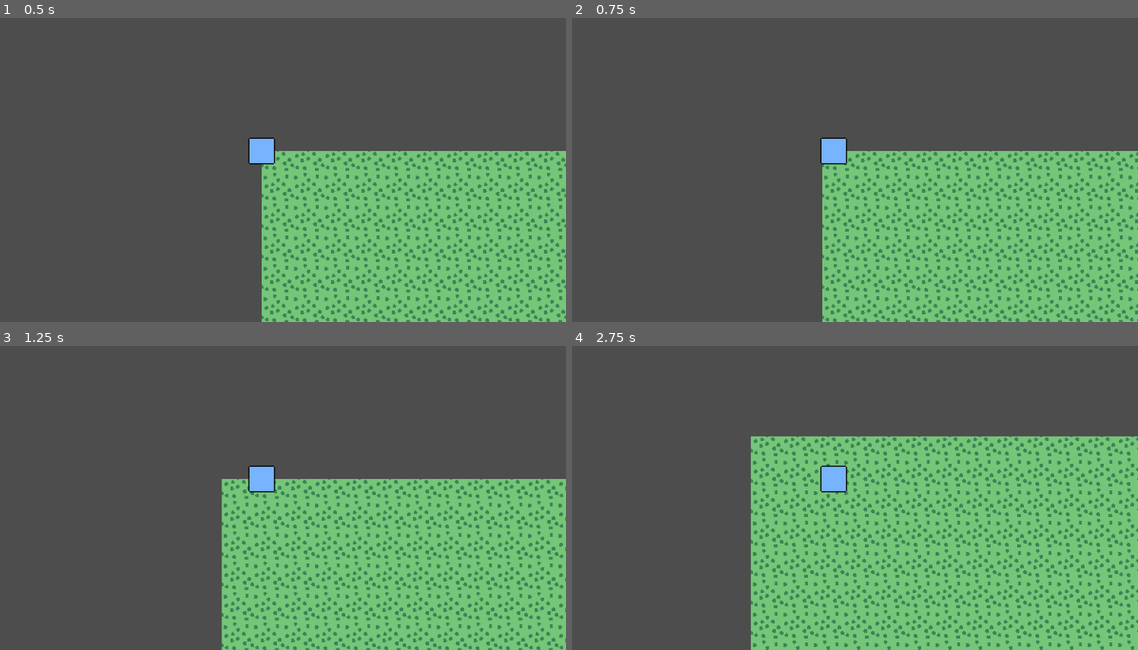
Above: before the commit, frames 1-4 (two rows, left to right).
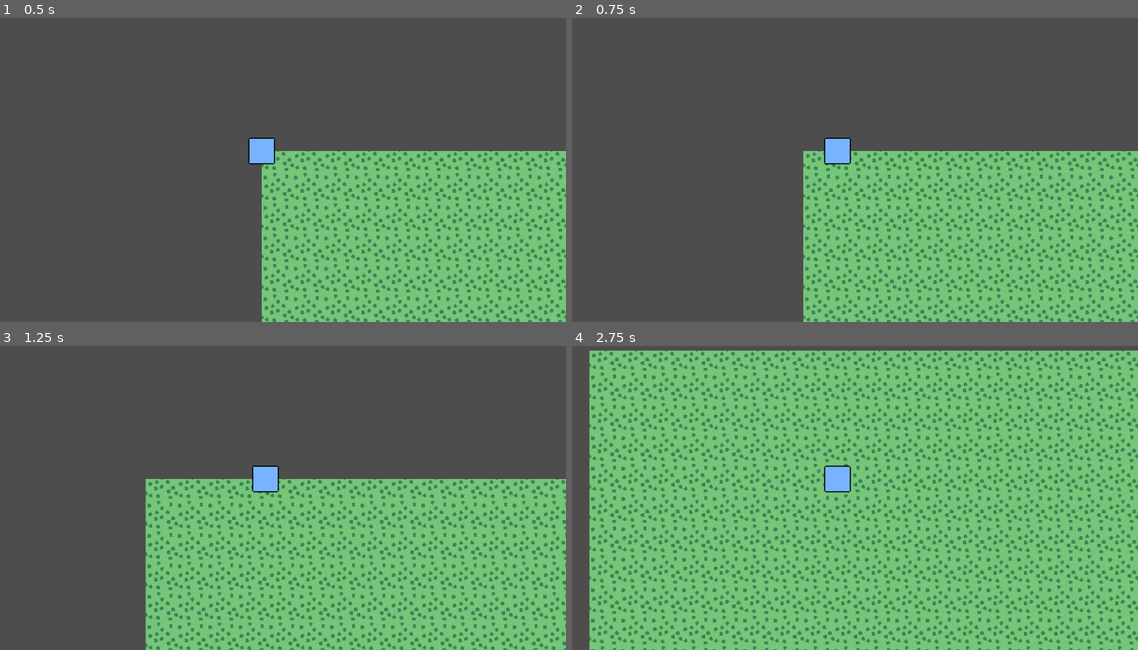
Above: after the commit, the same moments.

Repository: QuocKhangDA22TTD/rpg_game
Game: Godot game, scene res://scenes/demo.tscn
Two runs of this game, one before a commit and one after it. Both use one fixed random seed, a clock stepped at 60 frames per second and the inputs below.
Inputs:
- Up to frame 1 (0.5 s): no input
- Up to frame 2 (0.75 s): tap Enter at 0.5 s; hold D (move_right) from 0.53 s (still down)
- Up to frame 3 (1.25 s): keep holding D (move_right)
- Up to frame 4 (2.75 s): release D (move_right) at 1.28 s; hold S (move_down) 1.28-2.03 s; hold D (move_right) from 2.03 s (still down)

Frame 1 is identical in both runs. In frame 2, 12% of the frame differs, in the area x 40-100%, y 39-100%; in frame 3, 20%; in frame 4, 63%, in the area x 3-100%, y 1-100%.

Commit message:
bật position_smoothing cho camera, làm tròn vị trí của player và camera khi di chuyển.

Diff:
--- a/scenes/player.tscn
+++ b/scenes/player.tscn
@@ -3,11 +3,14 @@
 [ext_resource type="Texture2D" uid="uid://duplrhxctrtde" path="res://assets/player.png" id="1_3vyb7"]
 [ext_resource type="Script" uid="uid://dvilgeii024ul" path="res://scripts/player.gd" id="1_g2els"]
 
-[node name="Player" type="CharacterBody2D" unique_id=955801447]
+[node name="Player" type="CharacterBody2D" unique_id=955801447 node_paths=PackedStringArray("camera_2d")]
 script = ExtResource("1_g2els")
+camera_2d = NodePath("Camera2D")
 
 [node name="Sprite2D" type="Sprite2D" parent="." unique_id=1901544218]
 texture = ExtResource("1_3vyb7")
 
 [node name="Camera2D" type="Camera2D" parent="." unique_id=1986414232]
 zoom = Vector2(2, 2)
+position_smoothing_enabled = true
+position_smoothing_speed = 25.0
--- a/scripts/player.gd
+++ b/scripts/player.gd
@@ -1,9 +1,16 @@
 extends CharacterBody2D
 
+@export var speed: float = 160.0
+@export var camera_2d: Camera2D
+
 func _physics_process(delta: float) -> void:
-	velocity = Vector2(
+	var input_vec = Vector2(
 		Input.get_action_strength("move_right") - Input.get_action_strength("move_left"),
-		Input.get_action_strength("move_down") - Input.get_action_strength("move_up"),
-	) * 60.0
+		Input.get_action_strength("move_down") - Input.get_action_strength("move_up")
+	)
 
+	velocity = input_vec * speed
 	move_and_slide()
+
+	global_position = global_position.round()
+	camera_2d.global_position = global_position
